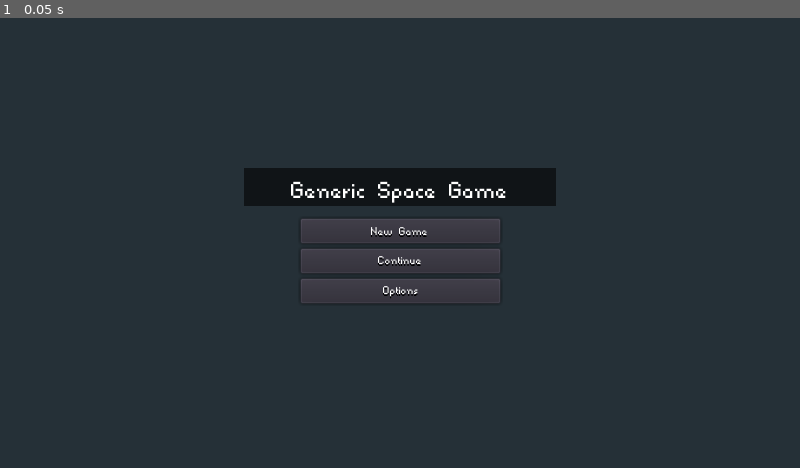
Above: before the commit, frame 1.
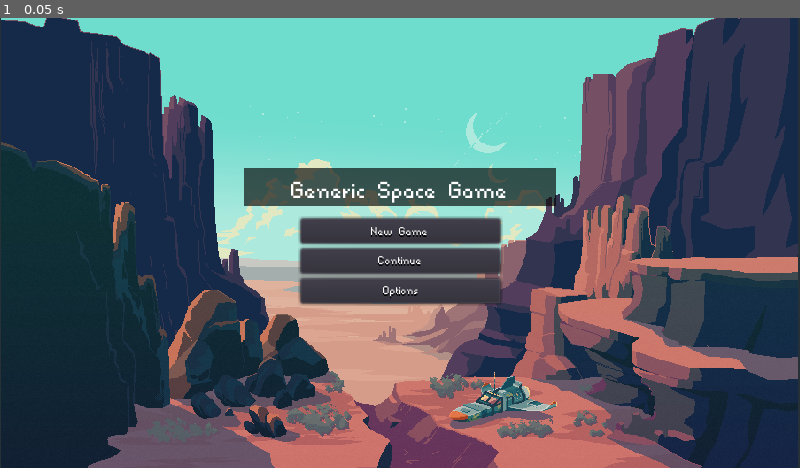
Above: after the commit, the same moment.

Repository: ADBoulding/Space-Game
Game: Godot game, scene res://Scenes/title_screen.tscn
Two runs of this game, one before a commit and one after it. Both use one fixed random seed, a clock stepped at 60 frames per second and the inputs below.
Inputs:
- Up to frame 1 (0.05 s): no input

The runs differ from the first frame. In frame 1, 62% of the frame differs, in the area x 0-100%, y 0-100%.

Commit message:
just updating

Diff:
--- a/Space-Game/Scenes/title_screen.tscn
+++ b/Space-Game/Scenes/title_screen.tscn
@@ -1,9 +1,18 @@
-[gd_scene load_steps=5 format=2]
+[gd_scene load_steps=14 format=2]
 
+[ext_resource path="res://assets/ship/1_0008_Sky.png" type="Texture" id=1]
 [ext_resource path="res://Scenes/title_screen/OptionButton.tscn" type="PackedScene" id=2]
 [ext_resource path="res://Scenes/title_screen/ContinueButton.tscn" type="PackedScene" id=3]
 [ext_resource path="res://Scenes/title_screen/NewGameButton.tscn" type="PackedScene" id=4]
 [ext_resource path="res://Fonts/font.tres" type="DynamicFont" id=5]
+[ext_resource path="res://assets/ship/1_0003_Cliffs_FG.png" type="Texture" id=6]
+[ext_resource path="res://assets/ship/1_0002_FG.png" type="Texture" id=7]
+[ext_resource path="res://assets/ship/1_0006_Desert.png" type="Texture" id=8]
+[ext_resource path="res://assets/ship/1_0005_Mountain_Mid_2.png" type="Texture" id=9]
+[ext_resource path="res://assets/ship/1_0007_Clouds.png" type="Texture" id=10]
+[ext_resource path="res://assets/ship/1_0004_Mountain_Mid.png" type="Texture" id=11]
+[ext_resource path="res://assets/ship/1_0000_Ship.png" type="Texture" id=12]
+[ext_resource path="res://assets/ship/1_0001_Shadow.png" type="Texture" id=13]
 
 [node name="TitleScreen" type="Control"]
 anchor_right = 1.0
@@ -13,6 +22,43 @@
 "_edit_use_anchors_": false,
 "_edit_vertical_guides_": [ 218.194 ]
 }
+
+[node name="1_0008_Sky" type="Sprite" parent="."]
+position = Vector2( 319.627, 192.917 )
+scale = Vector2( 0.708389, 0.708389 )
+texture = ExtResource( 1 )
+__meta__ = {
+"_edit_group_": true
+}
+
+[node name="1_0006_Desert" type="Sprite" parent="1_0008_Sky"]
+scale = Vector2( 1, 1 )
+texture = ExtResource( 8 )
+
+[node name="1_0007_Clouds" type="Sprite" parent="1_0008_Sky"]
+texture = ExtResource( 10 )
+
+[node name="1_0005_Mountain_Mid_2" type="Sprite" parent="1_0008_Sky"]
+texture = ExtResource( 9 )
+
+[node name="1_0004_Mountain_Mid" type="Sprite" parent="1_0008_Sky"]
+texture = ExtResource( 11 )
+
+[node name="1_0003_Cliffs_FG" type="Sprite" parent="1_0008_Sky"]
+texture = ExtResource( 6 )
+
+[node name="1_0002_FG" type="Sprite" parent="1_0008_Sky"]
+texture = ExtResource( 7 )
+
+[node name="1_0000_Ship" type="Sprite" parent="1_0008_Sky"]
+position = Vector2( 116.511, 155.98 )
+texture = ExtResource( 12 )
+
+[node name="1_0001_Shadow" type="Sprite" parent="1_0008_Sky/1_0000_Ship"]
+show_behind_parent = true
+position = Vector2( -1.54327, 11.9858 )
+scale = Vector2( 1, 1 )
+texture = ExtResource( 13 )
 
 [node name="ColorRect" type="ColorRect" parent="."]
 anchor_left = 0.5
